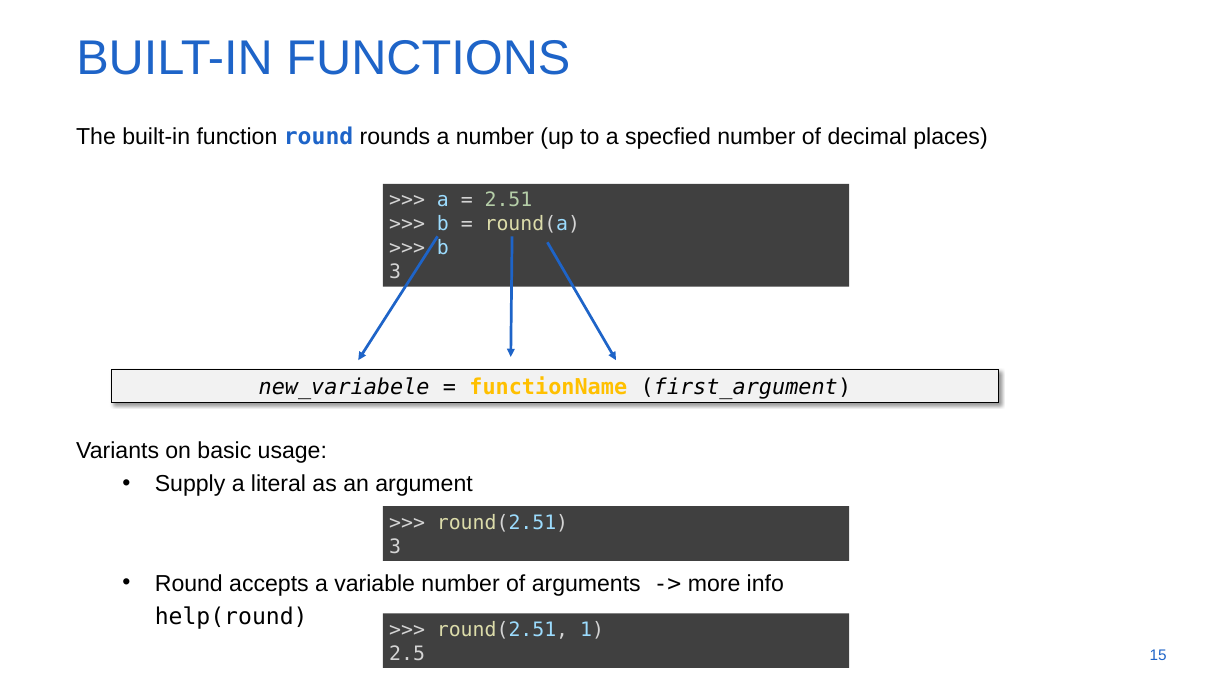
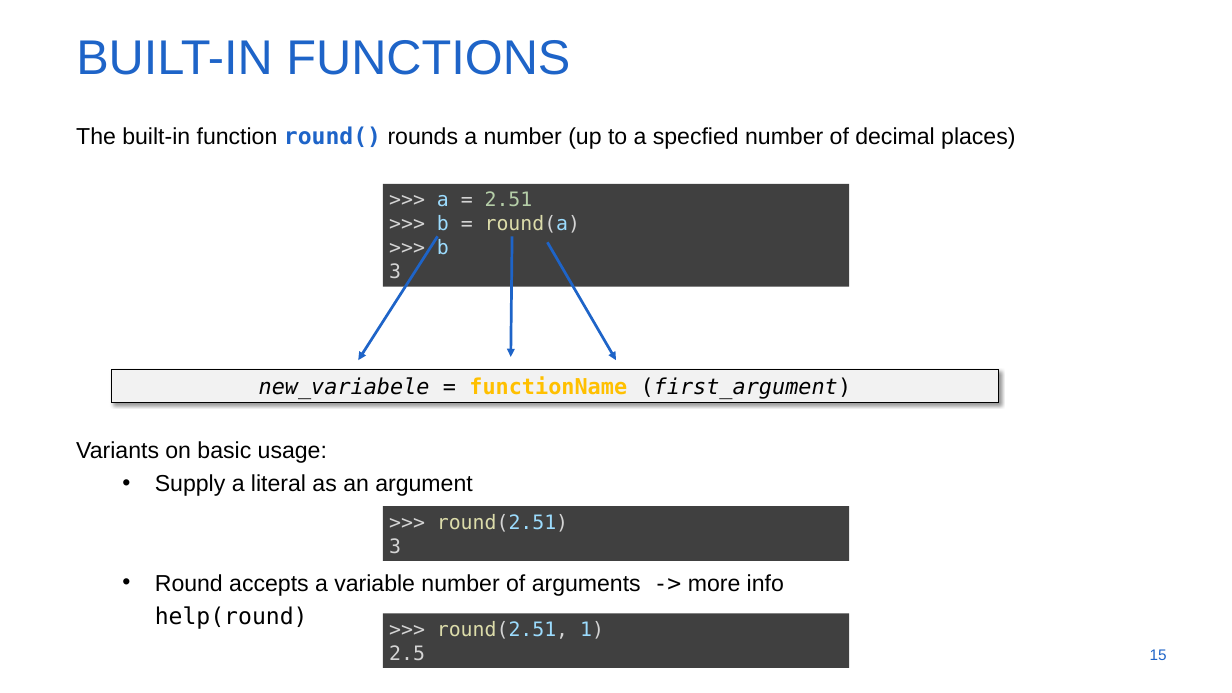
Before and after one commit to jverwaer/pythonBasics, a slide deck: slide 15 of crash_course_python.pptx. Drawn at 1232x693 pixels with LibreOffice and Linux fonts; fonts in the diff are those of the drawing; background and template pictures are left out. Boxes give left, top, right and bottom in pixels: in the first picture for what was removed or moved away, otherwise in the second. Text is boxed around its words. In the diff, an @@ line names an element or a change of style, - is before the commit and + after.

```diff
--- a/crash_course_python.pptx
+++ b/crash_course_python.pptx
@@ text at (76, 126, 1015, 149): text changed @@
-The built-in function round rounds a number (up to a specfied number of decimal places)
+The built-in function round() rounds a number (up to a specfied number of decimal places)
```
Also in this commit, not shown: 20 other slides changed.
